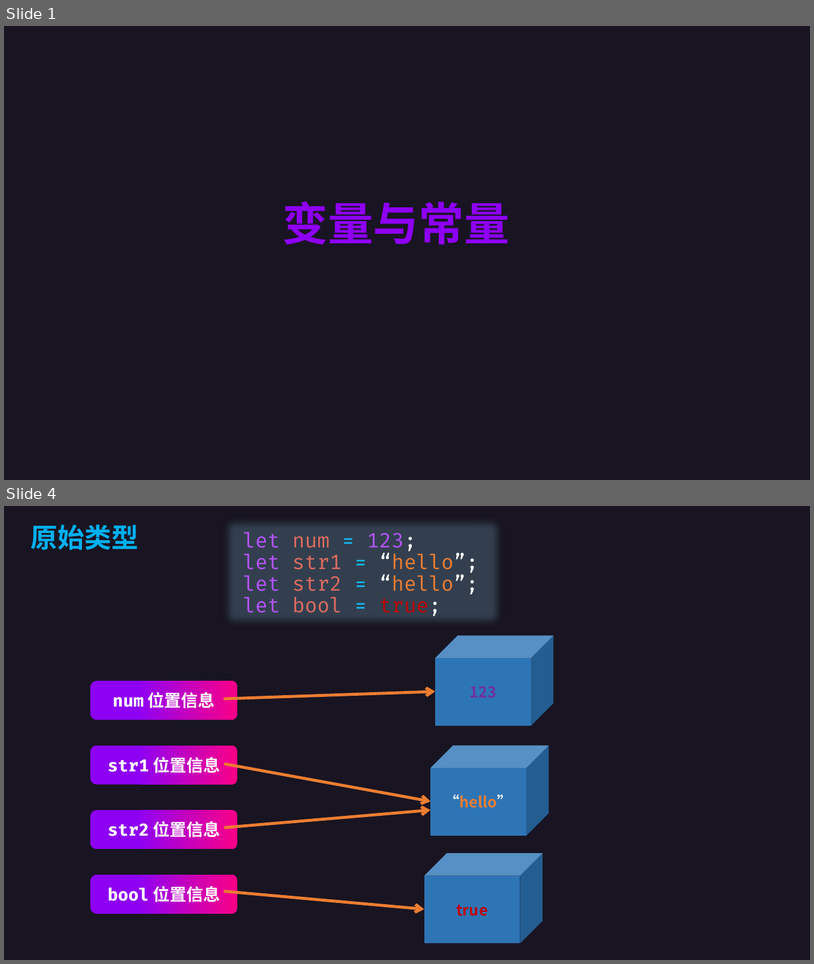
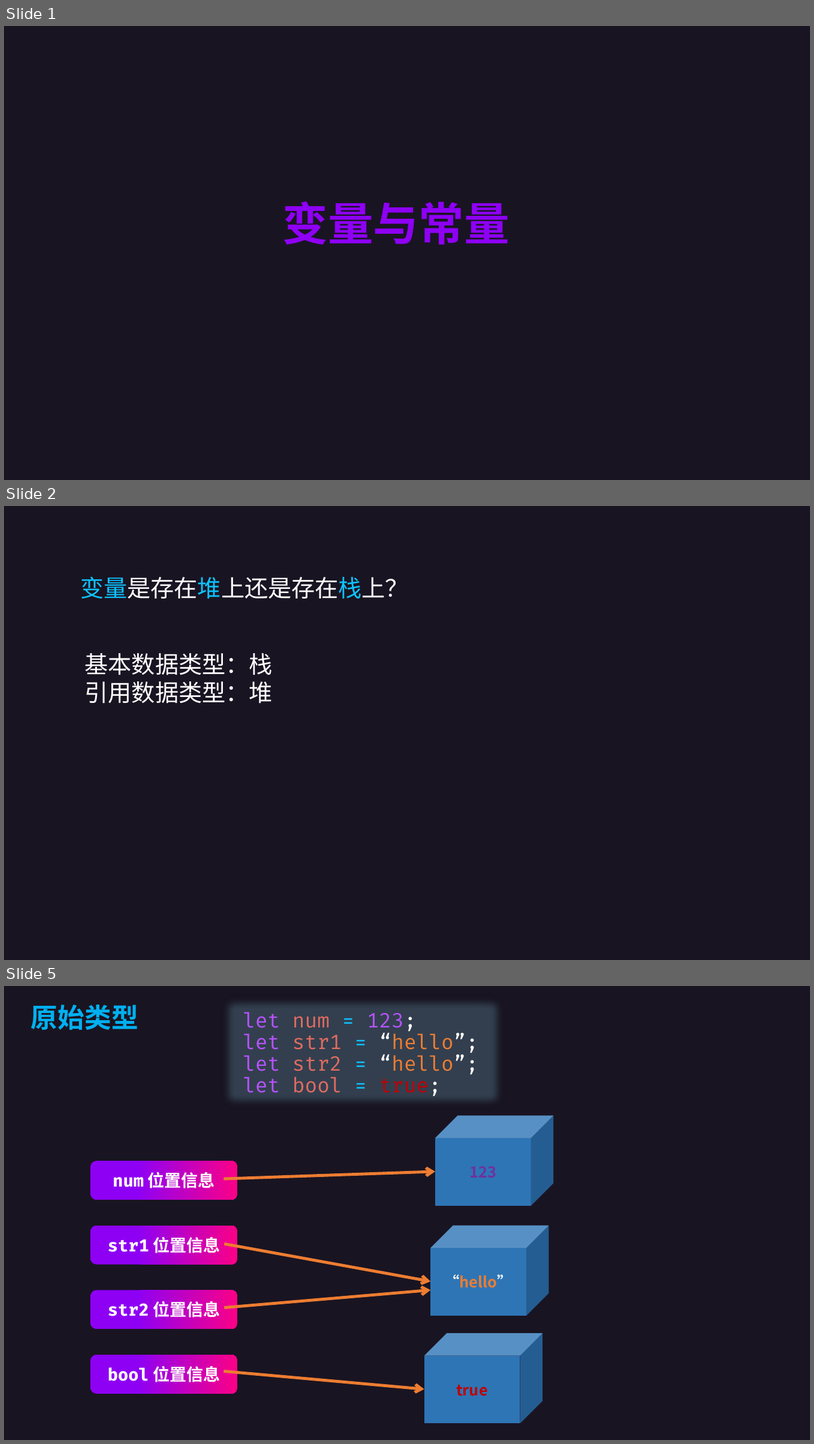
Before and after one commit to code-tutorial/ECMAScript, a slide deck: JavaScript 基础知识/01-变量/Variables.pptx. Shown one above the other, each under a label of ours: slides 1 and 4 before the commit, slides 1, 2 and 5 after it; the slides between them are not shown. The pictures are 814x964 and 814x1444 pixels, drawn with LibreOffice and Linux fonts; fonts in the diff are those of the drawing. Boxes give left, top, right and bottom in pixels: in the first picture for what was removed or moved away, otherwise in the second. Text is boxed around its words. In the diff, an @@ line names an element or a change of style, - is before the commit and + after.

Commit message:
chore: update 变量PPT

```diff
--- a/JavaScript 基础知识/01-变量/Variables.pptx
+++ b/JavaScript 基础知识/01-变量/Variables.pptx
@@ slide 2 added at [4,506,810,960], background #191422 @@
@@ text added at [80,577,409,598], 28 pt, text #FFFFFF @@
+变量是存在堆上还是存在栈上？
@@ text added at [85,653,273,703], 28 pt, text #FFFFFF @@
+基本数据类型：栈
+引用数据类型：堆
@@ what was slide 4 is now slide 5 @@
```
Also in this commit, not shown: 1 slide changed, 3 other slides added.
